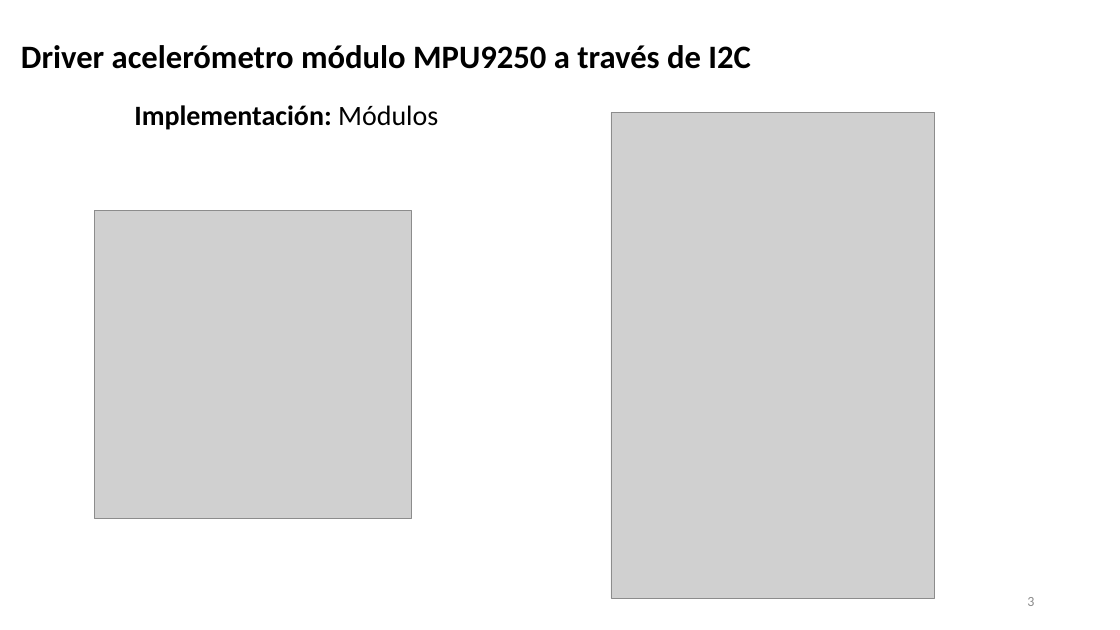
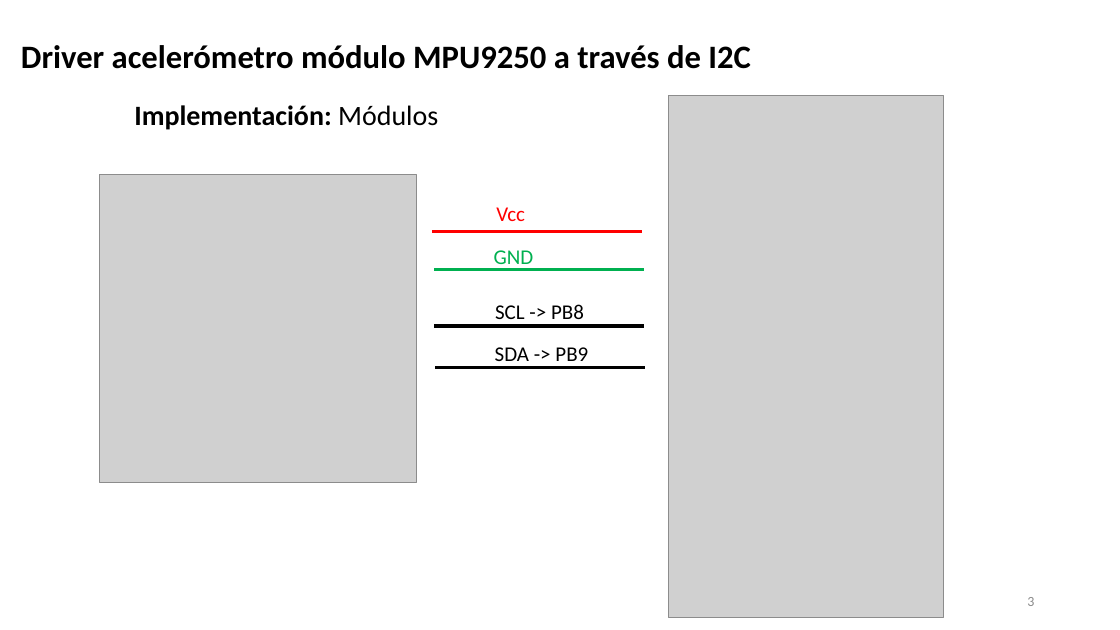
Before and after one commit to ldiazcharris/cese_PCSE, a slide deck: slide 3 of presentacion_TPF_luis_diaz.pptx. Drawn at 1120x630 pixels with LibreOffice and Linux fonts; fonts in the diff are those of the drawing; grey boxes stand for pictures. Boxes give left, top, right and bottom in pixels: in the first picture for what was removed or moved away, otherwise in the second. Text is boxed around its words. In the diff, an @@ line names an element or a change of style, - is before the commit and + after.

Commit message:
commit presentación final

```diff
--- a/presentacion_TPF_luis_diaz.pptx
+++ b/presentacion_TPF_luis_diaz.pptx
@@ picture resized from (x1=611, y1=113, x2=935, y2=598) to (x1=668, y1=96, x2=944, y2=618) @@
@@ picture moved from (x1=95, y1=211, x2=412, y2=518) to (x1=100, y1=175, x2=417, y2=482) @@
@@ text added at (x1=496, y1=207, x2=525, y2=221), 18 pt, text #FF0000 @@
+Vcc
@@ line added from (432, 231) to (642, 231), #FF0000 3 pt @@
@@ text added at (x1=494, y1=250, x2=534, y2=270), 18 pt, text #00B050 @@
+GND
@@ line added from (434, 270) to (644, 270), #00B050 3 pt @@
@@ line added from (434, 326) to (644, 326), #000000 3 pt @@
@@ text added at (x1=495, y1=304, x2=584, y2=326), 18 pt, text #000000 @@
+SCL -> PB8
@@ text added at (x1=495, y1=347, x2=588, y2=368), 18 pt, text #000000 @@
+SDA -> PB9
@@ line added from (435, 368) to (645, 368), #000000 3 pt @@
```
Also in this commit, not shown: 2 other slides changed, 6 slides added.
